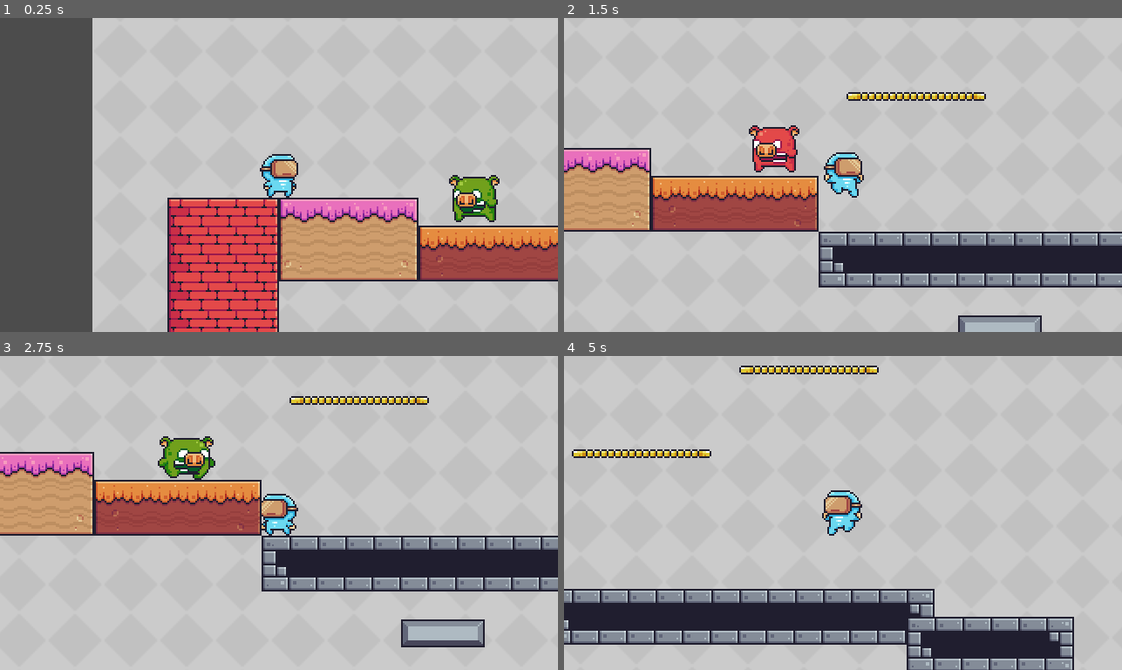
Above: before the commit, frames 1-4 (two rows, left to right).
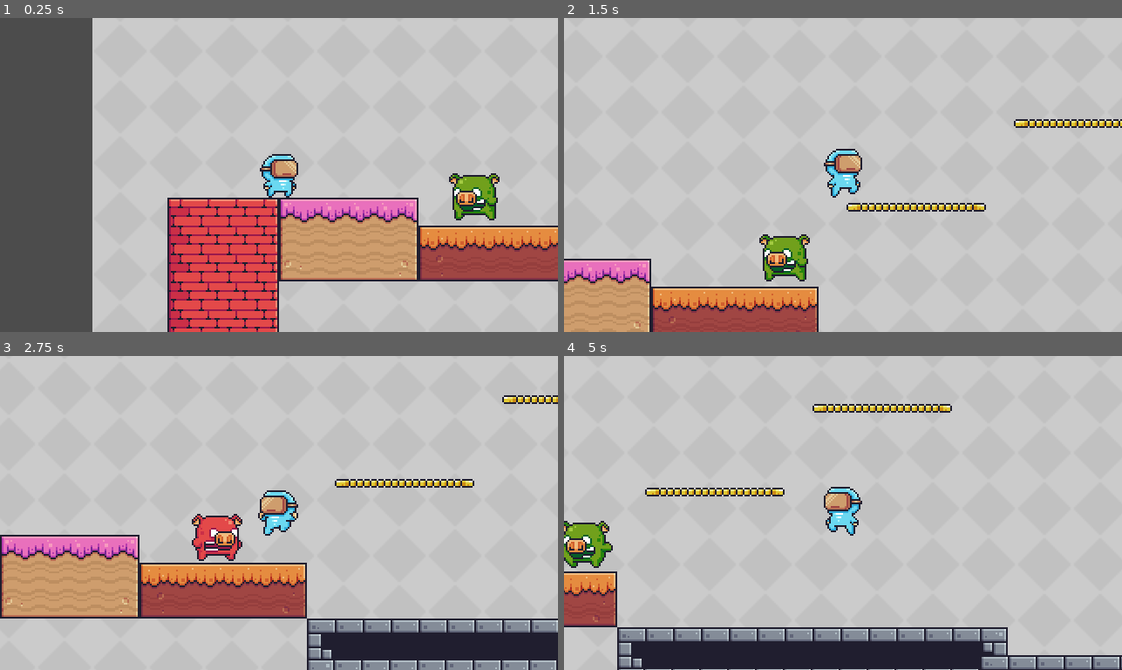
Above: after the commit, the same moments.

Repository: oucar/437-final
Game: Godot game, scene res://Levels/Level1.tscn
The game is run twice, just before and just after one commit, with the same random seed, the same clock (stepped at 60 frames per second) and the same inputs.
Inputs:
- Up to frame 1 (0.25 s): no input
- Up to frame 2 (1.5 s): hold D (right) from 0.53 s (still down); tap Space (jump) at 0.6, 0.77, 1.07, 1.35 s
- Up to frame 3 (2.75 s): tap Space (jump) at 1.52, 1.82, 2.1 s; release D (right) at 2.03 s; hold A (left) from 2.03 s (still down)
- Up to frame 4 (5 s): release A (left) at 2.78 s; hold D (right) 2.78-4.28 s; tap Space (jump) at 2.85, 3.02, 3.32, 3.6, 3.77, 4.07, 4.35, 4.52, 4.82 s; hold A (left) from 4.28 s (still down)

The runs differ from the first frame. In frame 1, 0.6% of the frame differs, in the area x 80-90%, y 49-65%; in frame 2, 32%; in frame 3, 41%, in the area x 0-100%, y 12-100%; in frame 4, 23%.

Commit message:
Jump Attack, hurtboxes and collision shapes, generic Enemy class for inheritance

Diff:
--- a/Characters/Enemies/AngryPig.gd
+++ b/Characters/Enemies/AngryPig.gd
@@ -1,4 +1,4 @@
-extends KinematicBody2D
+extends Enemy
 
 onready var animated_sprite = $AnimatedSprite
 onready var animation_tree = $AnimationTree
--- a/Characters/Enemies/AngryPig.tscn
+++ b/Characters/Enemies/AngryPig.tscn
@@ -339,6 +339,9 @@
 "values": [ "walk" ]
 }
 
+[sub_resource type="RectangleShape2D" id=61]
+extents = Vector2( 10, 1 )
+
 [node name="AngryPig" type="KinematicBody2D"]
 collision_layer = 16
 script = ExtResource( 6 )
@@ -346,22 +349,31 @@
 [node name="AnimatedSprite" type="AnimatedSprite" parent="."]
 frames = SubResource( 48 )
 animation = "walk"
-frame = 15
+frame = 13
 playing = true
 
 [node name="CollisionShape2D" type="CollisionShape2D" parent="."]
 position = Vector2( 0, 2.5 )
 shape = SubResource( 49 )
+__meta__ = {
+"_edit_lock_": true
+}
 
 [node name="PlayerDetection" type="Area2D" parent="."]
 collision_layer = 0
 collision_mask = 8
 monitorable = false
+__meta__ = {
+"_edit_lock_": true
+}
 
 [node name="CollisionShape2D" type="CollisionShape2D" parent="PlayerDetection"]
-position = Vector2( 1, 1 )
+position = Vector2( 2, 1 )
 rotation = -1.56311
 shape = SubResource( 50 )
+__meta__ = {
+"_edit_lock_": true
+}
 
 [node name="AnimationTree" type="AnimationTree" parent="."]
 tree_root = SubResource( 60 )
@@ -376,5 +388,13 @@
 anims/run = SubResource( 54 )
 anims/walk = SubResource( 55 )
 
+[node name="Area2D" type="Area2D" parent="."]
+position = Vector2( 0, -12 )
+collision_layer = 2048
+collision_mask = 0
+
+[node name="JumpCollisionShape" type="CollisionShape2D" parent="Area2D"]
+shape = SubResource( 61 )
+
 [connection signal="body_shape_entered" from="PlayerDetection" to="." method="_on_PlayerDetection_body_shape_entered"]
 [connection signal="body_shape_exited" from="PlayerDetection" to="." method="_on_PlayerDetection_body_shape_exited"]
--- /dev/null
+++ b/Characters/Enemies/Enemy.gd
@@ -0,0 +1,14 @@
+extends KinematicBody2D
+
+# FOR INHERITANCE
+class_name Enemy
+
+# Global variables
+export(int) var health = 3
+export(bool) var can_be_hit = true
+
+
+# Enemy gets hit
+func get_hit(damage : float):
+	health -= damage
+	can_be_hit = false
--- a/Characters/Player.gd
+++ b/Characters/Player.gd
@@ -4,10 +4,14 @@
 var velocity : Vector2
 onready var animation_tree = $AnimationTree
 onready var animated_sprite = $AnimatedSprite
+onready var jump_hitbox = $JumpHitbox
 
 # export will be publicly viewable in Inspector
 export(float) var MOVE_SPEED = 200;
+export(float) var jump_damage = 1
 export(float) var jump_impulse = 600
+export(float) var enemy_bounce_impulse = 400
+
 
 # turn human readable string into index
 enum STATE { IDLE, RUN, JUMP, DOUBLE_JUMP, WALL_JUMP, HIT, FALL }
@@ -92,6 +96,17 @@
 	velocity.y = -jump_impulse
 	jumps += 1
 
+# HITBOX & HURTBOX
+# jumping on an enemy
+func _on_JumpHitbox_area_shape_entered(area_rid, area, area_shape_index, local_shape_index):
+	# check if the thing we're jumping on is an enemy
+	var enemy = area.owner
+
+	if(enemy is Enemy && enemy.can_be_hit):
+		# global position - not relative to anything
+		if(jump_hitbox.global_position.y < area.global_position.y):
+			# Jump attack implementation
+			velocity.y = -enemy_bounce_impulse
 
 
 # SETTERS AND GETTERS
--- a/Characters/Player.tscn
+++ b/Characters/Player.tscn
@@ -401,6 +401,9 @@
 nodes/y_move/position = Vector2( 620, 110 )
 node_connections = [ "output", 0, "double_jump", "double_jump", 0, "y_move", "double_jump", 1, "Animation 2", "y_move", 0, "Animatipn", "y_move", 1, "x_move", "y_move", 2, "Animation" ]
 
+[sub_resource type="RectangleShape2D" id=63]
+extents = Vector2( 7, 1 )
+
 [node name="Player" type="KinematicBody2D"]
 collision_layer = 8
 script = ExtResource( 8 )
@@ -409,7 +412,7 @@
 position = Vector2( -16, -19 )
 frames = SubResource( 30 )
 animation = "idle"
-frame = 1
+frame = 9
 playing = true
 centered = false
 
@@ -433,3 +436,13 @@
 parameters/double_jump/active = false
 parameters/x_move/blend_position = 0
 parameters/y_move/blend_amount = 0.0
+
+[node name="JumpHitbox" type="Area2D" parent="."]
+position = Vector2( 0, 13 )
+collision_layer = 0
+collision_mask = 2048
+
+[node name="CollisionShape2D" type="CollisionShape2D" parent="JumpHitbox"]
+shape = SubResource( 63 )
+
+[connection signal="area_shape_entered" from="JumpHitbox" to="." method="_on_JumpHitbox_area_shape_entered"]
--- a/project.godot
+++ b/project.godot
@@ -7,6 +7,16 @@
 ;   param=value ; assign values to parameters
 
 config_version=4
+
+_global_script_classes=[ {
+"base": "KinematicBody2D",
+"class": "Enemy",
+"language": "GDScript",
+"path": "res://Characters/Enemies/Enemy.gd"
+} ]
+_global_script_class_icons={
+"Enemy": ""
+}
 
 [application]
 
@@ -88,6 +98,9 @@
 2d_physics/layer_1="World"
 2d_physics/layer_4="Player"
 2d_physics/layer_5="Enemy"
+2d_physics/layer_7="PlayerHitbox"
+2d_physics/layer_11="EnemyHitbox"
+2d_physics/layer_12="JumpHurtbox"
 
 [physics]
 
Not shown: 1 places in Characters/Enemies/AngryPig.tscn that only renumber resources
Not shown: 1 places in Characters/Player.tscn that only renumber resources
